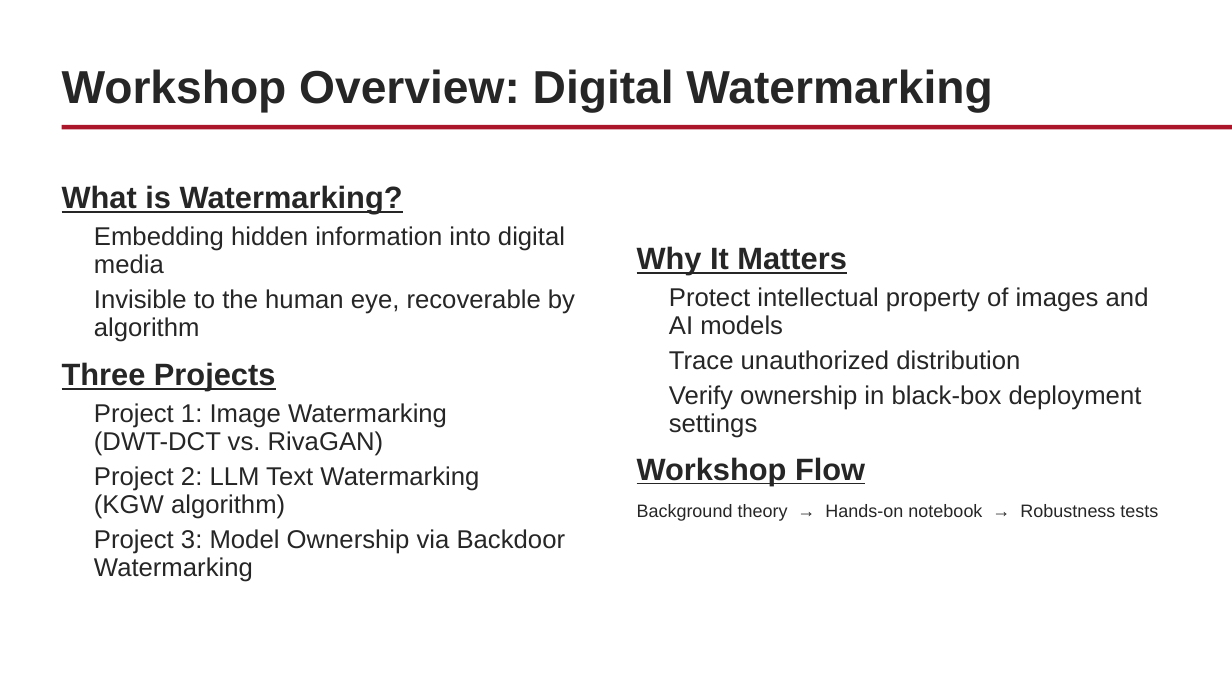
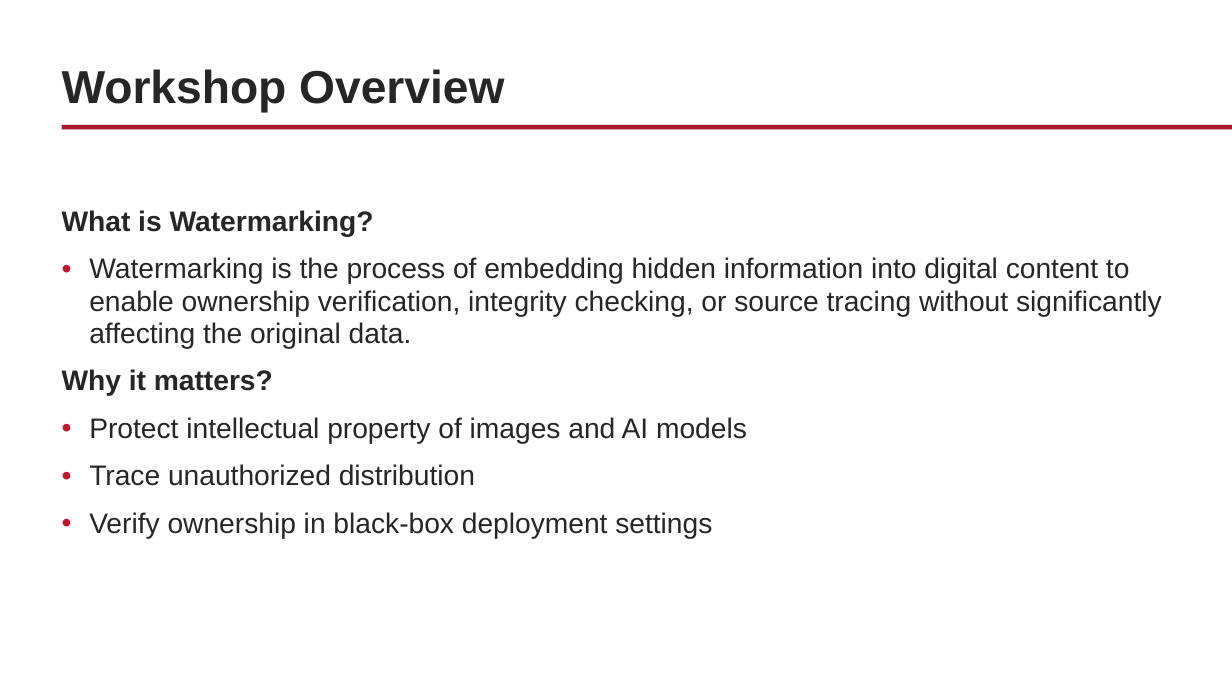
Before and after one commit to WPI-LIONS-Group/NAIRR-Workshops, a slide deck: slide 35 of 2.2/2.2 NAIRR Workshop.pptx (slide 22 before the commit). Drawn at 1232x693 pixels with LibreOffice and Linux fonts; fonts in the diff are those of the drawing; background and template pictures are left out. Boxes give left, top, right and bottom in pixels: in the first picture for what was removed or moved away, otherwise in the second. Text is boxed around its words. In the diff, an @@ line names an element or a change of style, - is before the commit and + after.

```diff
--- a/2.2/2.2 NAIRR Workshop.pptx
+++ b/2.2/2.2 NAIRR Workshop.pptx
@@ title at [62, 69, 504, 113]: text changed @@
-Workshop Overview: Digital Watermarking
+Workshop Overview
@@ text "What is Watermarking?": place and size @@
-text "What is Watermarking?" at [637, 246, 1158, 521]
+text "What is Watermarking?" at [62, 210, 1162, 539]
@@ text removed at [62, 185, 575, 582] @@
-What is Watermarking?
-  Embedding hidden information into digital media
-  Invisible to the human eye, recoverable by algorithm
-Three Projects
-  Project 1: Image Watermarking
-  (DWT-DCT vs. RivaGAN)
-  Project 2: LLM Text Watermarking
-  (KGW algorithm)
-  Project 3: Model Ownership via Backdoor Watermarking
@@ text at [62, 210, 1162, 396]: text changed; size 24 to 22 pt; bold off @@
-Why It Matters
+What is Watermarking?
+• Watermarking is the process of embedding hidden information into digital content to enable ownership verification, integrity checking, or source tracing without significantly affecting the original data.
+Why it matters?
@@ text at [89, 417, 747, 539]: size 20 to 22 pt in "Protect intellectual property of images and AI ...", "Trace unauthorized distribution", "Verify ownership in black-box deployment settings"; bullet none to •; list level 2 to 1 in "Protect intellectual property of images ..."; line spacing 0.9 to 0.95; list level 2 to 1 in "Trace unauthorized distribution"; list level 2 to 1 in "Verify ownership in black-box deployment ..." @@
@@ text at [637, 457, 1158, 521]: paragraphs removed @@
-Workshop Flow
-Background theory → Hands-on notebook → Robustness tests
```
Also in this commit, not shown: 7 other slides changed, 34 slides added, 9 slides removed, 2 other files.
